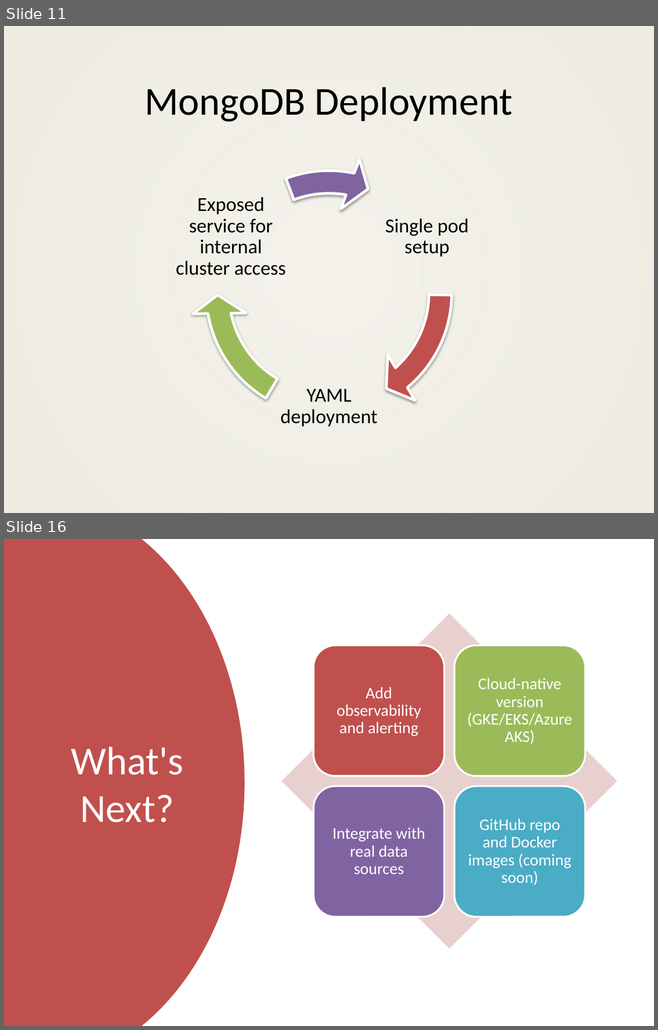
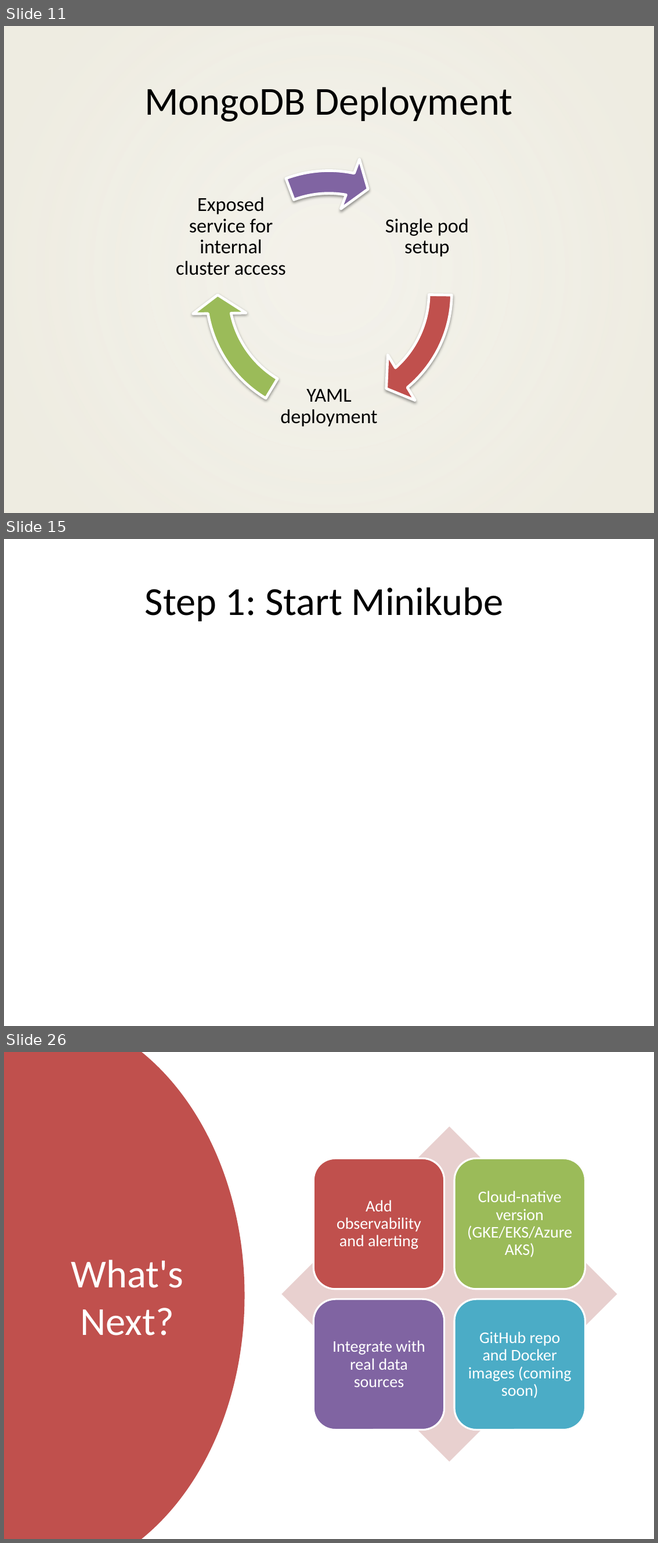
Before and after one commit to rahulsidpatil/go-k8s-data-pipeline, a slide deck: ppt-artifacts/go_k8s_data_pipeline_updated.pptx. Shown one above the other, each under a label of ours: slides 11 and 16 before the commit, slides 11, 15 and 26 after it; the slides between them are not shown. The pictures are 658x1030 and 658x1543 pixels, drawn with LibreOffice and Linux fonts; fonts in the diff are those of the drawing; background and template pictures are left out. Boxes give left, top, right and bottom in pixels: in the first picture for what was removed or moved away, otherwise in the second. Text is boxed around its words. In the diff, an @@ line names an element or a change of style, - is before the commit and + after.

```diff
--- a/ppt-artifacts/go_k8s_data_pipeline_updated.pptx
+++ b/ppt-artifacts/go_k8s_data_pipeline_updated.pptx
@@ slide 15 added at (4, 539, 654, 1026), background #FFFFFF @@
@@ title added at (145, 587, 503, 621), 44 pt, text #000000 @@
+Step 1: Start Minikube
@@ what was slide 16 is now slide 26 @@
```
Also in this commit, not shown: 5 slides changed, 9 other slides added, 2 other files.
